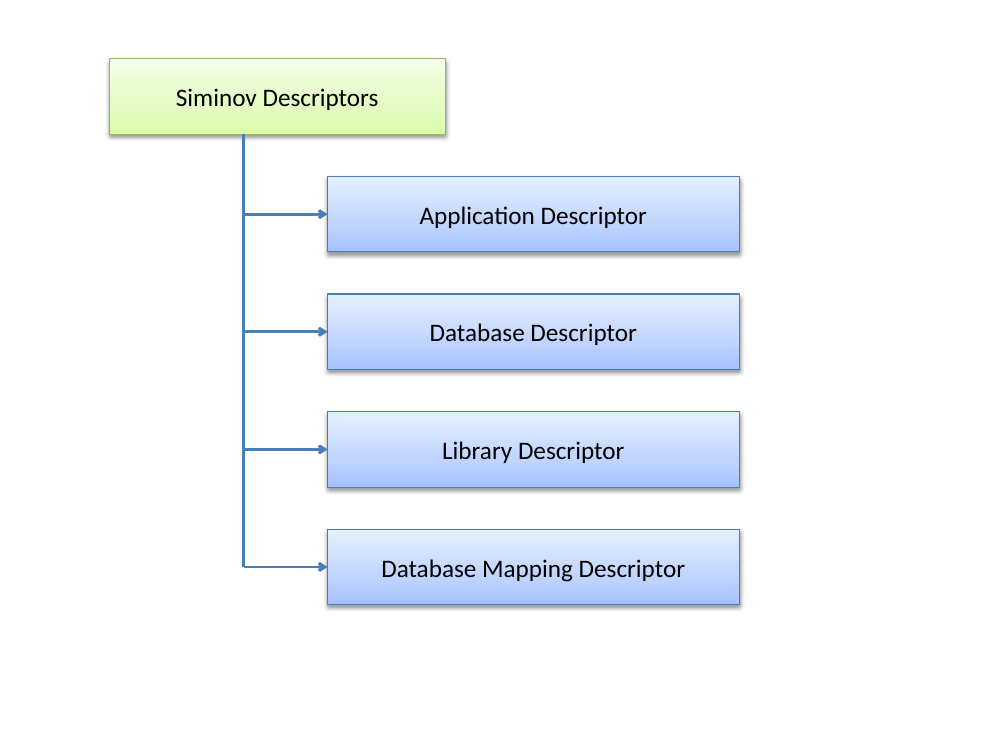
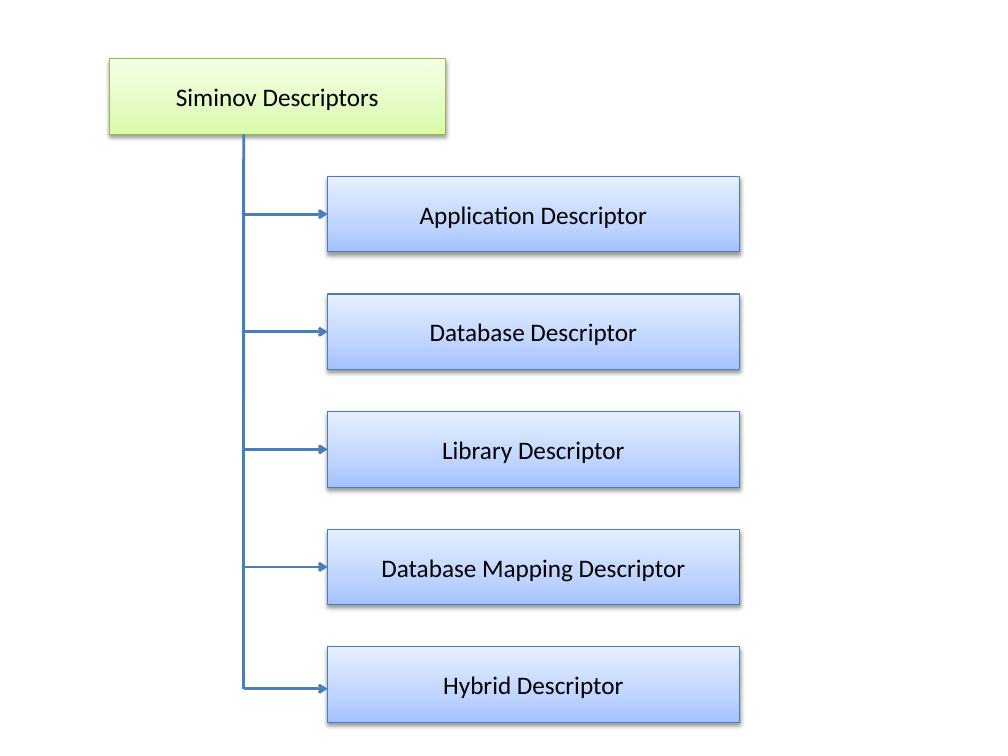
Before and after one commit to shyam1joshi/android-hybrid, a slide deck: slide 1 of developer-guide/v0.9/Resources/siminov-descriptors.pptx. Drawn at 1008x756 pixels with LibreOffice and Linux fonts; fonts in the diff are those of the drawing. Boxes give left, top, right and bottom in pixels: in the first picture for what was removed or moved away, otherwise in the second. Text is boxed around its words. In the diff, an @@ line names an element or a change of style, - is before the commit and + after.

```diff
--- a/developer-guide/v0.9/Resources/siminov-descriptors.pptx
+++ b/developer-guide/v0.9/Resources/siminov-descriptors.pptx
@@ line moved from (244, 134) - (244, 566) to (244, 134) - (244, 688) @@
@@ rectangle added at <box>328,647,739,723</box>, fill gradient #A4C4FF to #BFD4FF to #E6EEFF, outline #4B7EBC 0.75 pt, 18 pt, text #000000 @@
+Hybrid Descriptor
@@ arrow added from (244, 688) to (328, 688), #4B7EBC 2 pt @@
```
Also in this commit, not shown: 10 other files.
